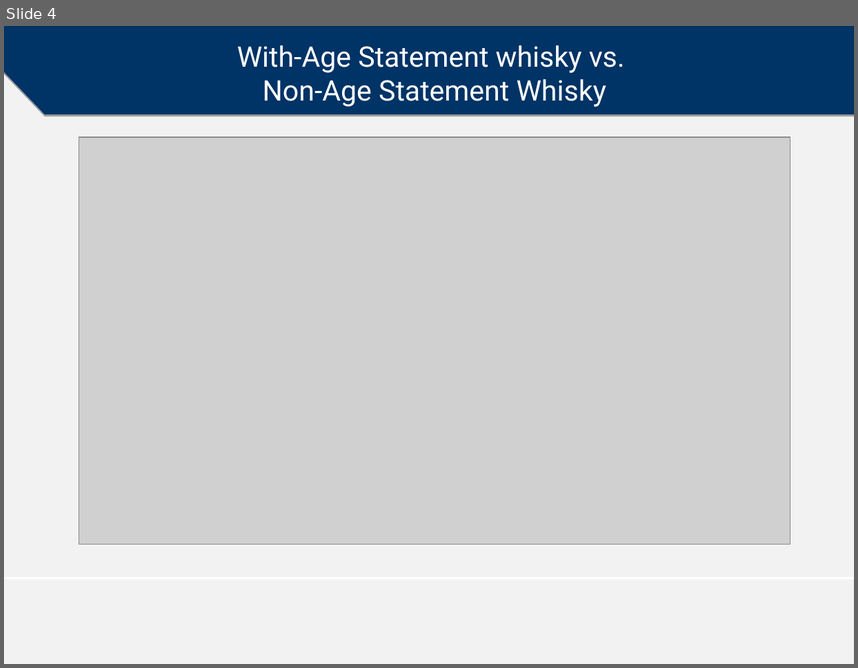
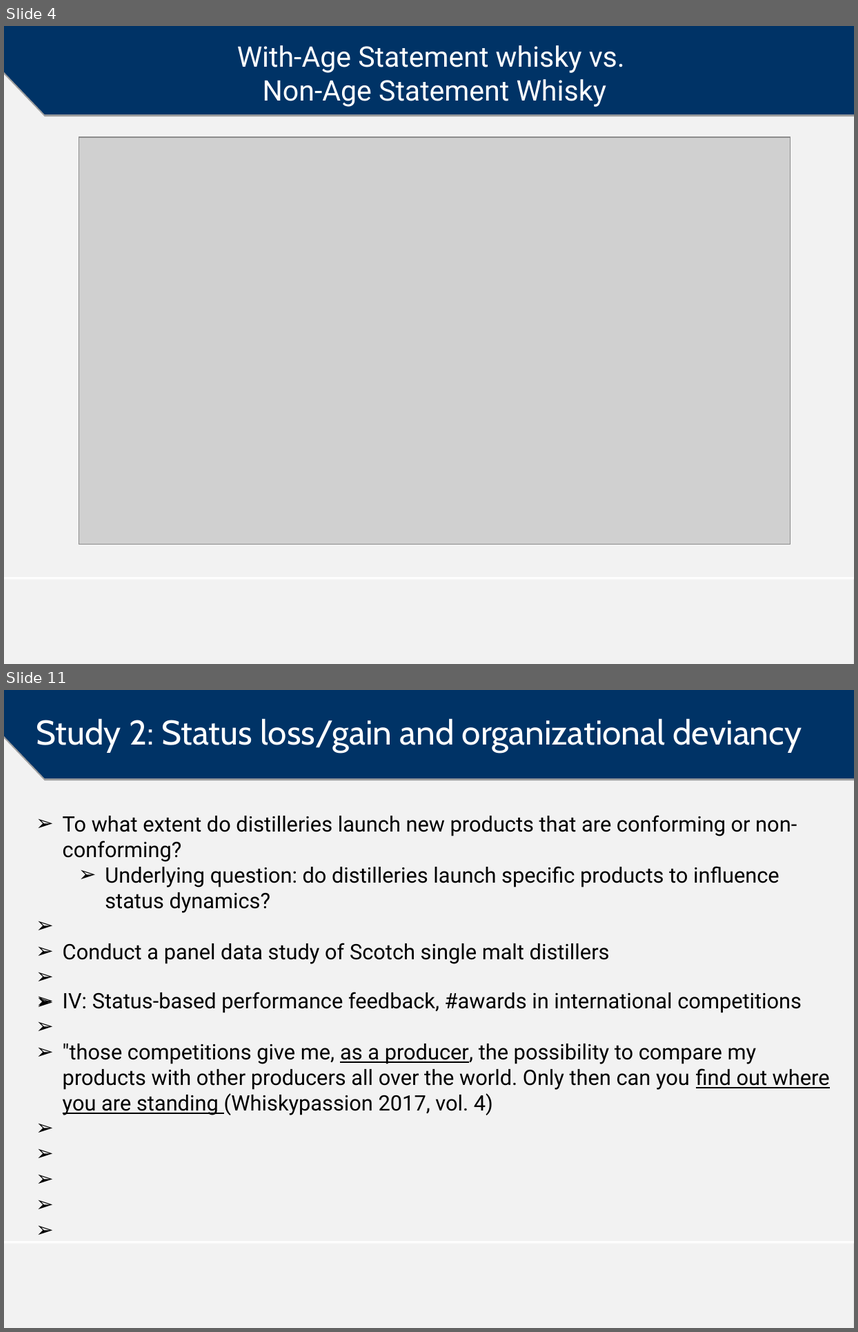
Before and after one commit to mzelst/talks, a slide deck: 2017/20171108 JFF_TilburgUni/20171108 Status shortfalls and non-conformity - An extension in the Scotch whisky industry.odp. Shown one above the other, each under a label of ours: slide 4 before the commit, slides 4 and 11 after it; the slides between them are not shown. The pictures are 858x668 and 858x1332 pixels, drawn with LibreOffice and Linux fonts; fonts in the diff are those of the drawing; grey boxes stand for pictures; background and template pictures are left out. Boxes give left, top, right and bottom in pixels: in the first picture for what was removed or moved away, otherwise in the second. Text is boxed around its words. In the diff, an @@ line names an element or a change of style, - is before the commit and + after.

```diff
--- a/2017/20171108 JFF_TilburgUni/20171108 Status shortfalls and non-conformity - An extension in the Scotch whisky industry.odp
+++ b/2017/20171108 JFF_TilburgUni/20171108 Status shortfalls and non-conformity - An extension in the Scotch whisky industry.odp
@@ slide 11 added at box(4, 690, 854, 1328), background #F2F2F2; not listed: 2 template elements that a slide beside it also shows @@
@@ title added at box(36, 718, 802, 752), 29 pt, text #FFFFFF @@
+Study 2: Status loss/gain and organizational deviancy
@@ text added at box(63, 815, 797, 964), 18 pt, text #000000 @@
+➢ To what extent do distilleries launch new products that are conforming or non-conforming?
+  ➢ Underlying question: do distilleries launch specific products to influence status dynamics?
+➢ Conduct a panel data study of Scotch single malt distillers
@@ text added at box(63, 992, 830, 1115), 18 pt, text #000000 @@
+➢ IV: Status-based performance feedback, #awards in international competitions
+➢ "those competitions give me, as a producer, the possibility to compare my products with other producers all over the world. Only then can you find out where you are standing (Whiskypassion 2017, vol. 4)
```
Also in this commit, not shown: 6 slides changed, 5 other slides added, 2 other files.
